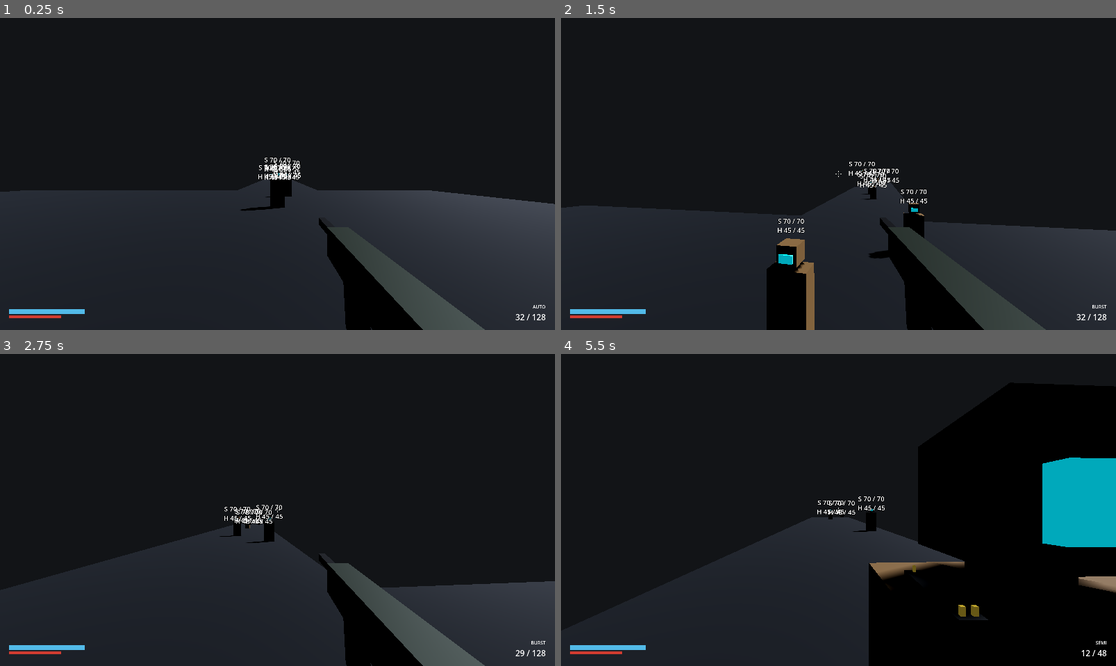
Above: before the commit, frames 1-4 (two rows, left to right).
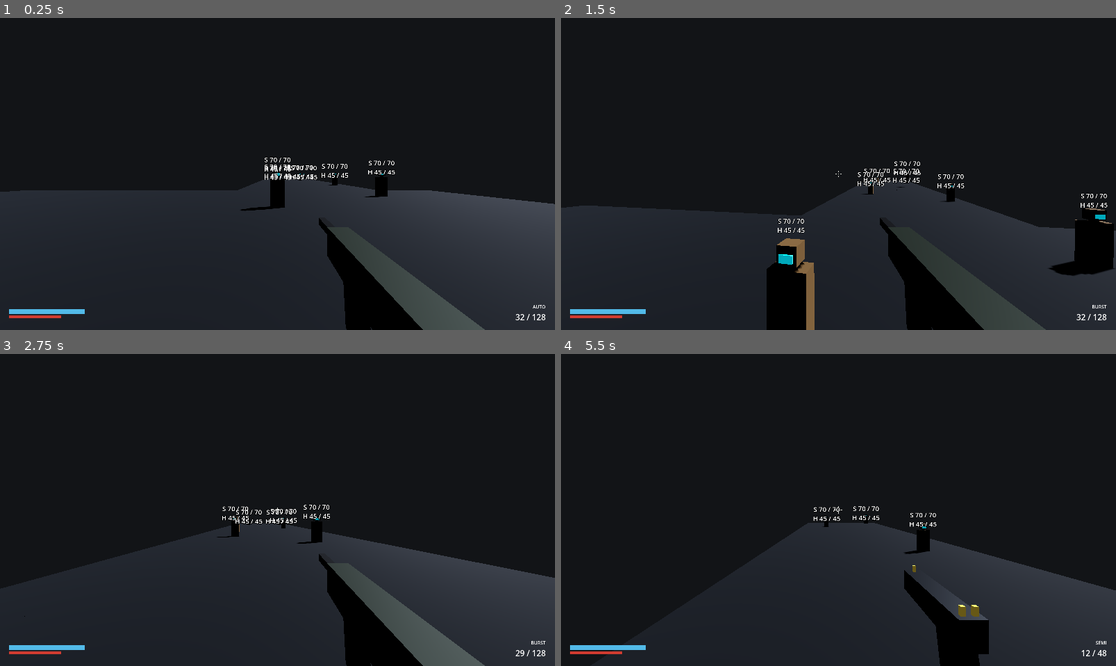
Above: after the commit, the same moments.

Repository: StudioSadTouch/Project-Long-Colt
Game: Godot game, scene res://scenes/main/main.tscn
The game is run twice, just before and just after one commit, with the same random seed, the same clock (stepped at 60 frames per second) and the same inputs.
Inputs (mouse positions are in pixels of both pictures, inside the frame that each line leads up to):
- Up to frame 1 (0.25 s): no input
- Up to frame 2 (1.5 s): move the mouse to (866, 174) at 0.52 s; hold Right mouse button (action_alt_fire) 0.53-1.28 s; hold W (action_move_forward) from 0.53 s (still down); tap Space (action_jump) at 0.77 s; move the mouse to (810, 174) at 1.27 s; tap Ctrl (action_crouch) at 1.35 s
- Up to frame 3 (2.75 s): keep holding W (action_move_forward); tap Space (action_jump) at 1.52 s; move the mouse to (288, 503) at 2.02 s; press the mouse at (288, 503) at 2.03 s
- Up to frame 4 (5.5 s): keep holding W (action_move_forward); move the mouse to (832, 516) at 2.77 s; release the mouse at (832, 516) at 2.78 s; tap E (action_interact) at 2.85 s; tap Space (action_jump) at 3.02, 3.77, 4.52 s; move the mouse to (877, 513) at 3.52 s; hold V (action_melee) 3.53-4.28 s; move the mouse to (794, 506) at 4.27 s; tap 1 (action_weapon_1) at 4.35 s; move the mouse to (844, 510) at 5.02 s; hold 2 (action_weapon_2) from 5.03 s (still down)

The runs differ from the first frame. In frame 1, 0.7% of the frame differs, in the area x 46-72%, y 45-58%; in frame 2, 3.4%; in frame 3, 4.5%; in frame 4, 17%, in the area x 34-100%, y 33-100%.

Commit message:
MovingDummy: stopping-distance bounds lookahead, collide with player, forward signals; range moving lanes moved to z 10-14 on a new strip

Diff:
--- a/scenes/ai/moving_dummy.tscn
+++ b/scenes/ai/moving_dummy.tscn
@@ -10,7 +10,7 @@
 
 [node name="MovingDummy" type="CharacterBody3D"]
 collision_layer = 4
-collision_mask = 1
+collision_mask = 3
 floor_snap_length = 0.3
 script = ExtResource("1_dummy")
 
--- a/scenes/main/main.tscn
+++ b/scenes/main/main.tscn
@@ -61,6 +61,12 @@
 [sub_resource type="BoxShape3D" id="BoxShape3D_range"]
 size = Vector3(60, 1, 8)
 
+[sub_resource type="BoxMesh" id="BoxMesh_moving_lane"]
+size = Vector3(60, 1, 6)
+
+[sub_resource type="BoxShape3D" id="BoxShape3D_moving_lane"]
+size = Vector3(60, 1, 6)
+
 [node name="Main" type="Node3D"]
 script = ExtResource("1_main")
 
@@ -146,6 +152,16 @@
 [node name="CollisionShape3D" type="CollisionShape3D" parent="RangeLane"]
 shape = SubResource("BoxShape3D_range")
 
+[node name="MovingLane" type="StaticBody3D" parent="."]
+transform = Transform3D(1, 0, 0, 0, 1, 0, 0, 0, 1, 50, -0.5, 12)
+
+[node name="Mesh" type="MeshInstance3D" parent="MovingLane"]
+mesh = SubResource("BoxMesh_moving_lane")
+surface_material_override/0 = SubResource("StandardMaterial3D_ground")
+
+[node name="CollisionShape3D" type="CollisionShape3D" parent="MovingLane"]
+shape = SubResource("BoxShape3D_moving_lane")
+
 [node name="Dummy10m" parent="." instance=ExtResource("3_dummy")]
 transform = Transform3D(0, 0, 1, 0, 1, 0, -1, 0, 0, 10, 0, 5)
 
@@ -170,38 +186,38 @@
 transform = Transform3D(1, 0, 0, 0, 1, 0, 0, 0, 1, -12, 0, 8)
 
 [node name="MovingStrafe15m" parent="." instance=ExtResource("8_moving")]
-transform = Transform3D(0, 0, 1, 0, 1, 0, -1, 0, 0, 15, 0, 5)
+transform = Transform3D(0, 0, 1, 0, 1, 0, -1, 0, 0, 15, 0, 12)
 pattern = 1
 move_seed = 1015
-bounds_min = Vector2(14.5, 2)
-bounds_max = Vector2(15.5, 8)
+bounds_min = Vector2(14.5, 10)
+bounds_max = Vector2(15.5, 14)
 strafe_speed = 3.0
 strafe_duration = 1.0
 strafe_jitter = 0.3
 
 [node name="MovingADAD30m" parent="." instance=ExtResource("8_moving")]
-transform = Transform3D(0, 0, 1, 0, 1, 0, -1, 0, 0, 30, 0, 5)
+transform = Transform3D(0, 0, 1, 0, 1, 0, -1, 0, 0, 30, 0, 12)
 pattern = 1
 move_seed = 1030
-bounds_min = Vector2(29.5, 2)
-bounds_max = Vector2(30.5, 8)
+bounds_min = Vector2(29.5, 10)
+bounds_max = Vector2(30.5, 14)
 strafe_speed = 7.5
 strafe_duration = 0.55
 strafe_jitter = 0.35
 
 [node name="MovingSpartan50m" parent="." instance=ExtResource("8_moving")]
-transform = Transform3D(0, 0, 1, 0, 1, 0, -1, 0, 0, 50, 0, 5)
+transform = Transform3D(0, 0, 1, 0, 1, 0, -1, 0, 0, 50, 0, 12)
 pattern = 2
 move_seed = 1050
-bounds_min = Vector2(49.5, 2)
-bounds_max = Vector2(50.5, 8)
+bounds_min = Vector2(49.5, 10)
+bounds_max = Vector2(50.5, 14)
 
 [node name="MovingPatrol70m" parent="." instance=ExtResource("8_moving")]
-transform = Transform3D(0, 0, 1, 0, 1, 0, -1, 0, 0, 62, 0, 7.5)
+transform = Transform3D(0, 0, 1, 0, 1, 0, -1, 0, 0, 62, 0, 13)
 pattern = 0
 move_seed = 1070
-bounds_min = Vector2(61.5, 6.5)
-bounds_max = Vector2(78.5, 8.5)
+bounds_min = Vector2(61.5, 12.5)
+bounds_max = Vector2(78.5, 13.5)
 patrol_points = PackedVector3Array(0, 0, 0, 16, 0, 0)
 patrol_speed = 3.5
 patrol_pause = 0.6
--- a/scripts/ai/moving_dummy.gd
+++ b/scripts/ai/moving_dummy.gd
@@ -11,6 +11,11 @@
 ## All movement is clamped to bounds_min / bounds_max (world X/Z) when bounds are set; hitting
 ## a bound flips the strafe direction. Deterministic for a given seed (0 = random each run).
 
+## amount is shield plus health actually removed, not the incoming base damage.
+signal damaged(amount: float, info: Dictionary)
+signal died
+signal respawned
+
 enum Pattern { PATROL, STRAFE, SPARTAN, PATH }
 
 ## Player defaults (player.gd): stand_speed 7.5, ground_accel 70, air_accel 18, jump 2.2 m.
@@ -76,6 +81,9 @@
 	if _path_node != null:
 		_curve = _path_node.curve
 	core.respawned.connect(_reset)
+	core.damaged.connect(damaged.emit)
+	core.died.connect(died.emit)
+	core.respawned.connect(respawned.emit)
 	_reset()
 
 
@@ -205,7 +213,12 @@
 func _keep_in_bounds(wish: Vector3, delta: float) -> Vector3:
 	if not _has_bounds():
 		return wish
-	var next := global_position + Vector3(velocity.x, 0.0, velocity.z) * delta * 4.0
+	# Look ahead by the stopping distance (v^2 / 2a) plus one tick, so reversals start early
+	# enough to stop inside the bounds instead of overshooting into the hard clamp.
+	var accel := ground_accel if is_on_floor() else air_accel
+	var stop := Vector3(velocity.x, 0.0, velocity.z)
+	stop = stop * (stop.length() / (2.0 * maxf(accel, 0.001)) + delta)
+	var next := global_position + stop
 	var out_x := (
 		(next.x < bounds_min.x and wish.x < 0.0) or (next.x > bounds_max.x and wish.x > 0.0)
 	)
Not shown: 1 places in scenes/main/main.tscn that only renumber resources
